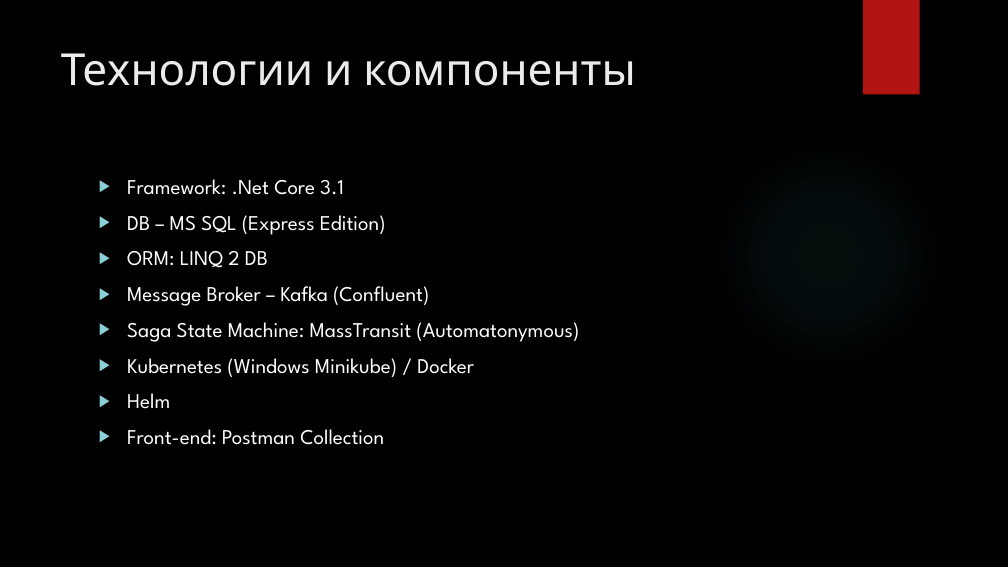
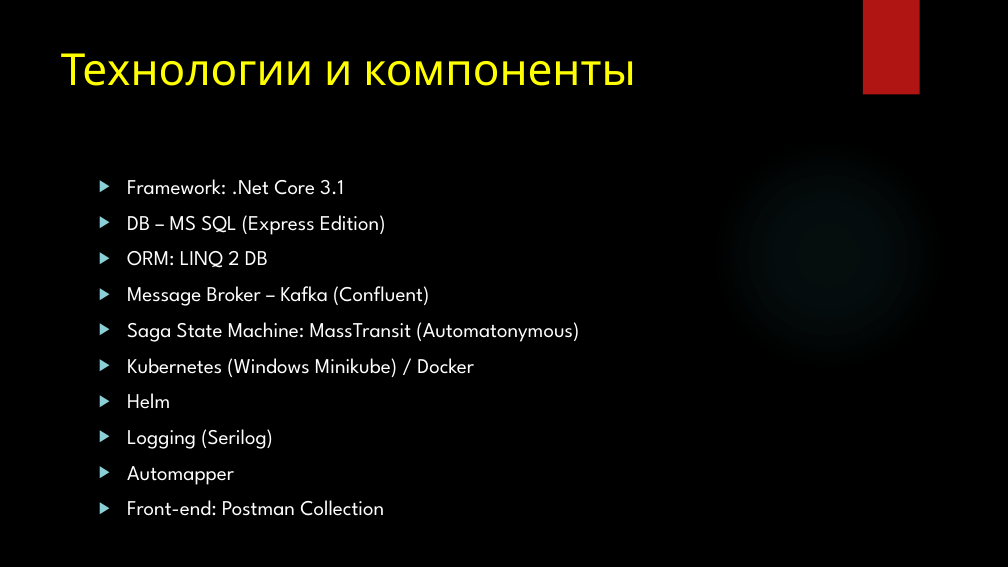
Before and after one commit to gennadytiunov/arch-labs, a slide deck: slide 2 of course-work/Presentation/Circus - Presentation.pptx (slide 1 before the commit). Drawn at 1008x567 pixels with LibreOffice and Linux fonts; fonts in the diff are those of the drawing; background and template pictures are left out. Boxes give left, top, right and bottom in pixels: in the first picture for what was removed or moved away, otherwise in the second. Text is boxed around its words. In the diff, an @@ line names an element or a change of style, - is before the commit and + after.

```diff
--- a/course-work/Presentation/Circus - Presentation.pptx
+++ b/course-work/Presentation/Circus - Presentation.pptx
@@ title "Технологии и компоненты" at (61,53,636,86): text colour #EBEBEB to #FFFF00 @@
@@ text at (127,429,273,485): paragraphs added @@
+▶ Logging (Serilog)
+▶ Automapper
```
Also in this commit, not shown: 9 other slides changed, 3 slides added, 1 slide removed, 5 other files.
